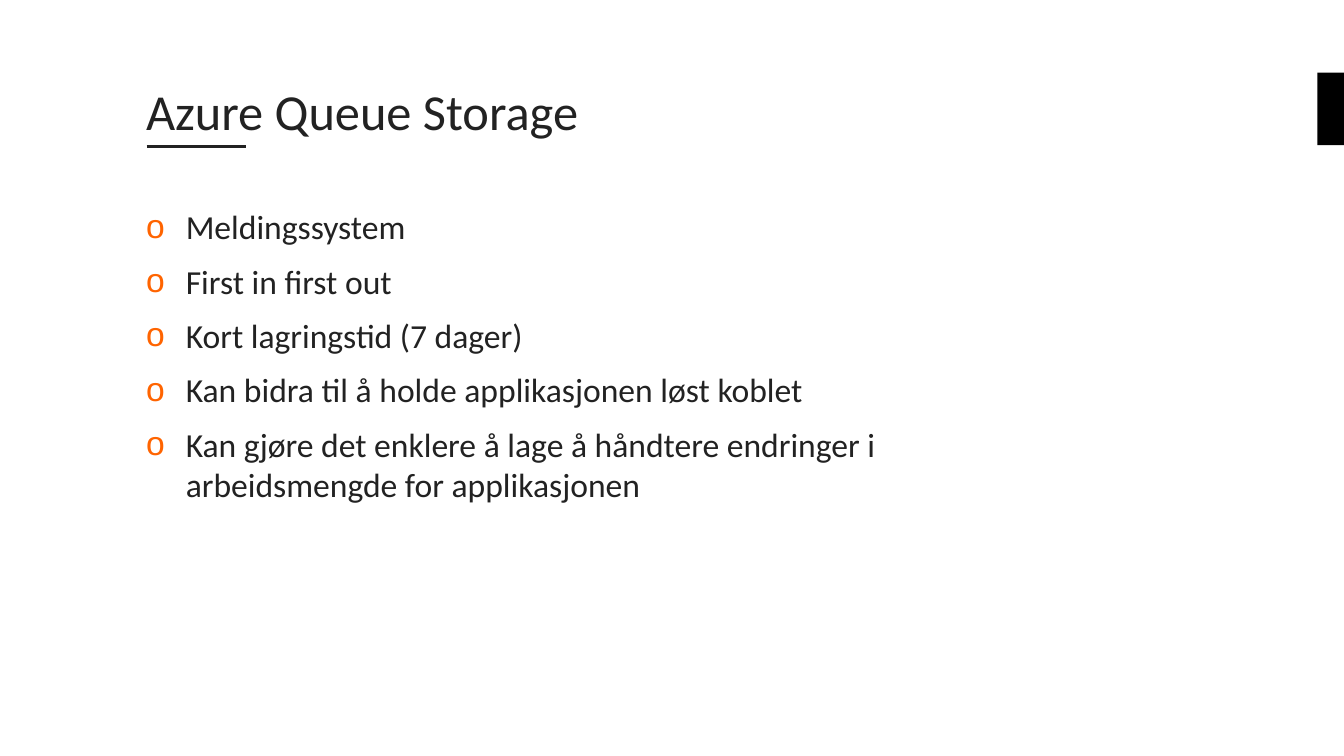
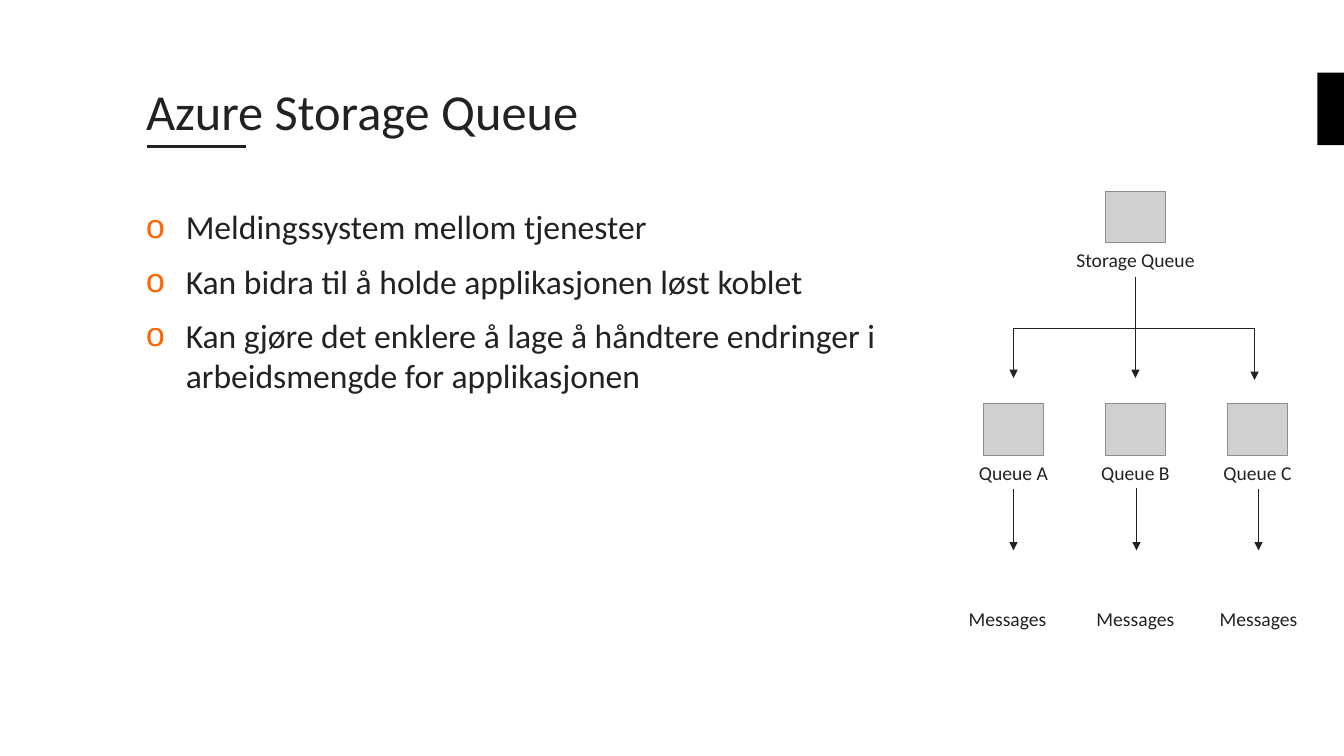
Before and after one commit to bouvet/azure-workshops, a slide deck: slide 30 of Workshop_1/Presentasjon/Azureskolen-Workshop#1.pptx (slide 28 before the commit). Drawn at 1344x756 pixels with LibreOffice and Linux fonts; fonts in the diff are those of the drawing; grey boxes stand for pictures; background and template pictures are left out. Boxes give left, top, right and bottom in pixels: in the first picture for what was removed or moved away, otherwise in the second. Text is boxed around its words. In the diff, an @@ line names an element or a change of style, - is before the commit and + after.

```diff
--- a/Workshop_1/Presentasjon/Azureskolen-Workshop#1.pptx
+++ b/Workshop_1/Presentasjon/Azureskolen-Workshop#1.pptx
@@ title at (146,97,578,139): text changed @@
-Azure Queue Storage
+Azure Storage Queue
@@ picture added at (1106,192,1166,243) @@
@@ text at (186,215,646,245): text changed @@
-o Meldingssystem
-o First in first out
-o Kort lagringstid (7 dager)
+o Meldingssystem mellom tjenester
@@ text added at (1076,254,1194,271), 14 pt, text #222222 @@
+Storage Queue
@@ line added from (1136, 277) to (1136, 329), #222222 0.5 pt @@
@@ line added from (1255, 329) to (1013, 329), #222222 0.5 pt @@
@@ arrow added from (1013, 329) to (1013, 378), #222222 0.5 pt @@
@@ arrow added from (1136, 329) to (1136, 378), #222222 0.5 pt @@
@@ arrow added from (1255, 329) to (1255, 380), #222222 0.5 pt @@
@@ picture added at (984,404,1044,456) @@
@@ picture added at (1106,404,1166,456) @@
@@ picture added at (1228,404,1288,456) @@
@@ text added at (979,467,1048,483), 14 pt, text #222222 @@
+Queue A
@@ text added at (1101,467,1170,483), 14 pt, text #222222 @@
+Queue B
@@ text added at (1223,467,1291,483), 14 pt, text #222222 @@
+Queue C
@@ arrow added from (1013, 490) to (1013, 551), #222222 0.5 pt @@
@@ arrow added from (1137, 489) to (1137, 551), #222222 0.5 pt @@
@@ arrow added from (1259, 490) to (1259, 551), #222222 0.5 pt @@
@@ text added at (969,613,1047,630), 14 pt, text #222222 @@
+Messages
@@ text added at (1096,613,1174,630), 14 pt, text #222222 @@
+Messages
@@ text added at (1220,613,1298,630), 14 pt, text #222222 @@
+Messages
```
Also in this commit, not shown: 8 other slides changed, 4 slides added, 2 slides removed, 2 other files.
